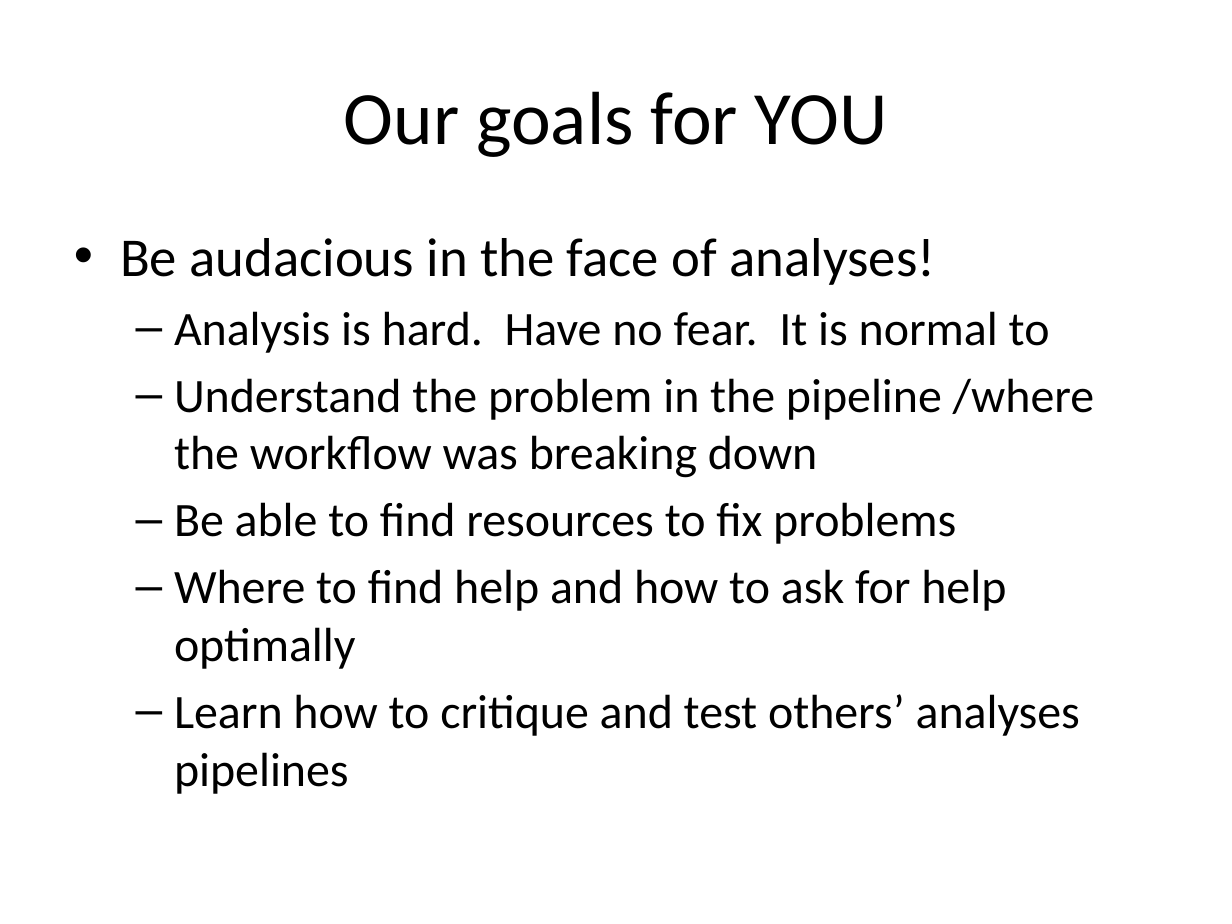
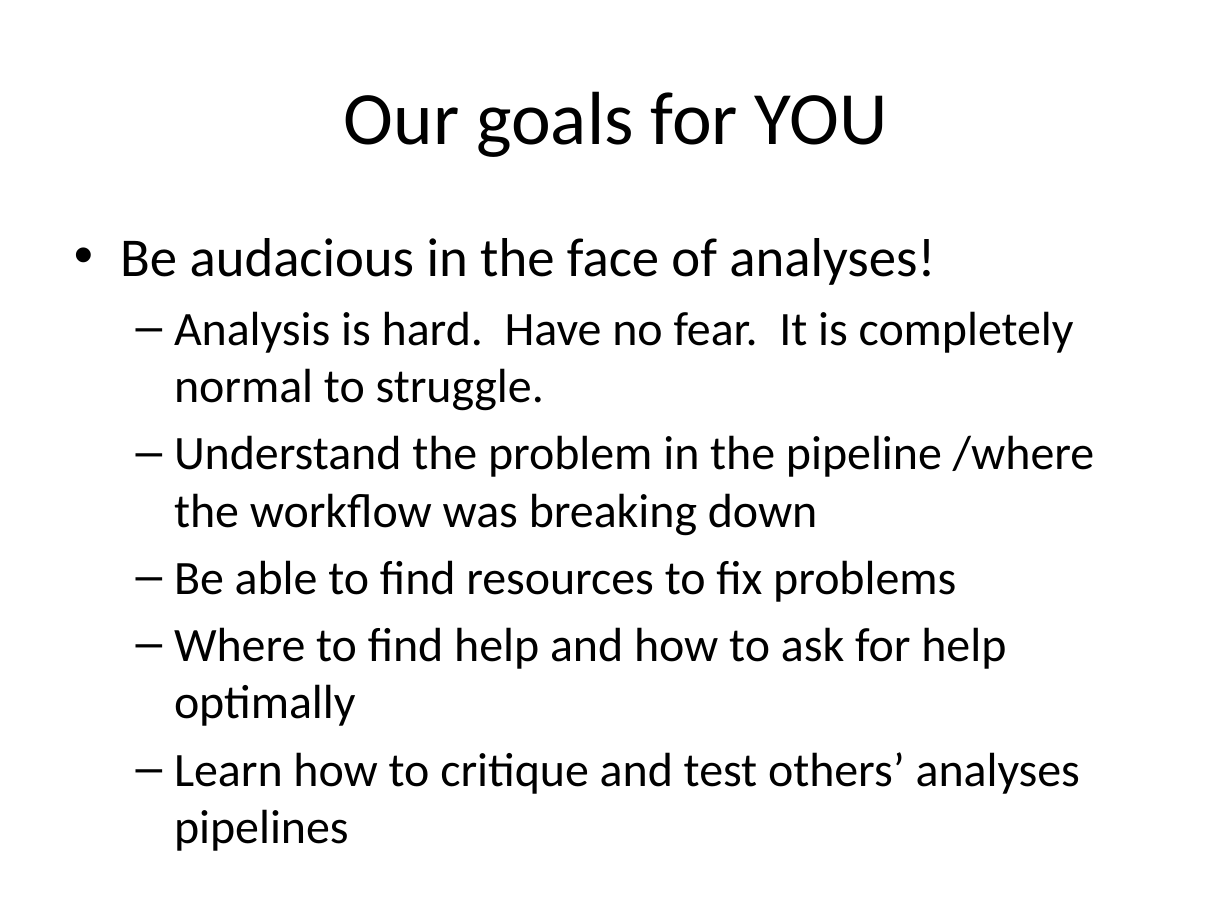
Before and after one commit to edamame-course/docs, a slide deck: slide 4 of extra/Presentations/2014-08-13-PM_Ashley_Lecture1.pptx. Drawn at 1232x924 pixels with LibreOffice and Linux fonts; fonts in the diff are those of the drawing. Boxes give left, top, right and bottom in pixels: in the first picture for what was removed or moved away, otherwise in the second. Text is boxed around its words. In the diff, an @@ line names an element or a change of style, - is before the commit and + after.

```diff
--- a/extra/Presentations/2014-08-13-PM_Ashley_Lecture1.pptx
+++ b/extra/Presentations/2014-08-13-PM_Ashley_Lecture1.pptx
@@ text at [174, 311, 1074, 411]: text changed @@
-  – Analysis is hard. Have no fear. It is normal to
+  – Analysis is hard. Have no fear. It is completely normal to struggle.
```
Also in this commit, not shown: 1 other slide changed, 1 other file.
